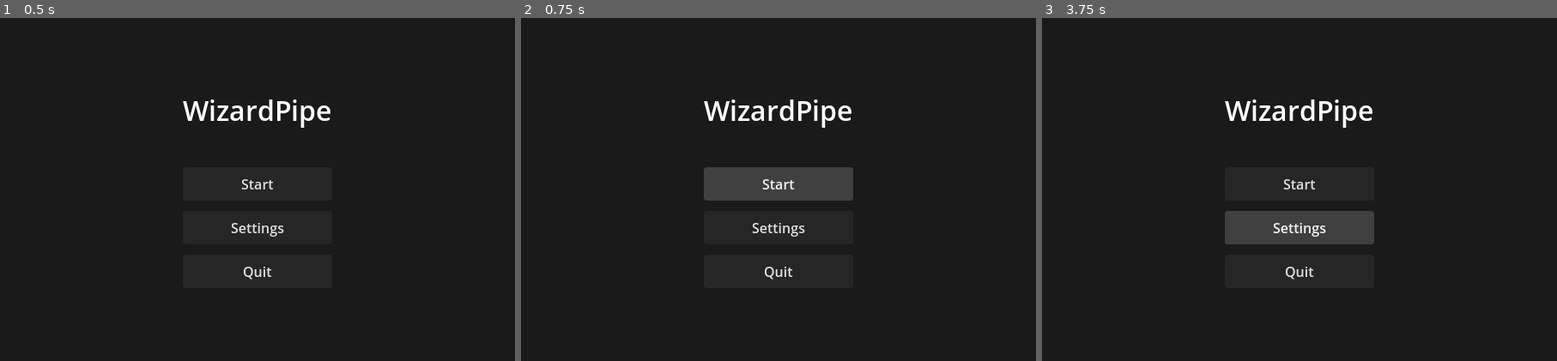
Above: before the commit, frames 1-3 (left to right).
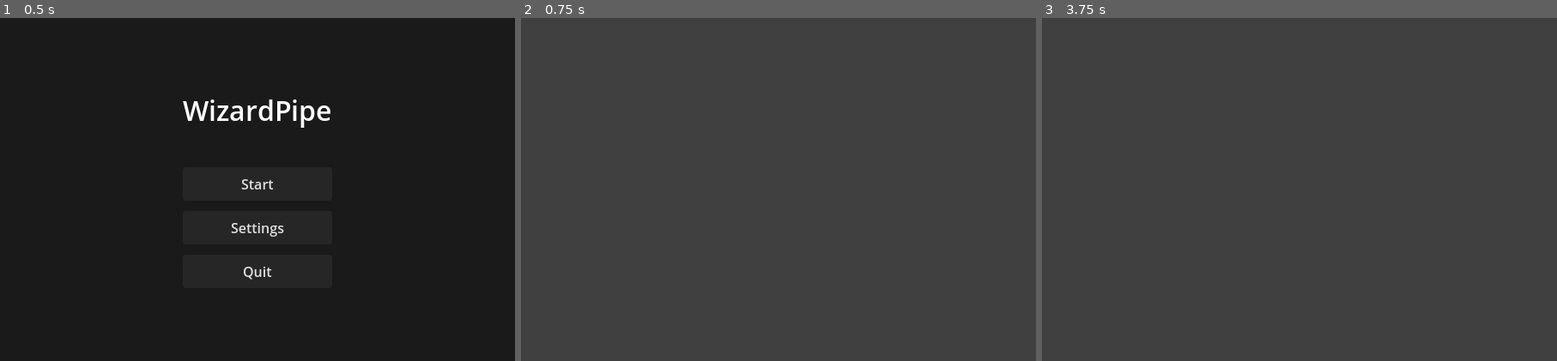
Above: after the commit, the same moments.

Repository: RGonzalezTech/WizardVTuber-Godot
Game: Godot game, scene res://MainMenu.tscn
Same seed, same stepped clock (60 frames per second), same inputs: the game is played once before the commit and once after it.
Inputs:
- Up to frame 1 (0.5 s): no input
- Up to frame 2 (0.75 s): click "Start" at 0.5 s
- Up to frame 3 (3.75 s): click "Start" (after the commit: "Stop") at 1.25 s; click "Start" (after the commit: "Stop") at 2 s; click "Start" (after the commit: "Stop") at 2.75 s; click "Settings" at 3.5 s

Frame 1 is identical in both runs. In frame 2, 97% of the frame differs, in the area x 0-100%, y 0-100%; in frame 3, 97%.

Commit message:
Create / Close Transparent Window

Diff:
--- a/MainMenu.tscn
+++ b/MainMenu.tscn
@@ -38,6 +38,26 @@
 Button/styles/hover = SubResource("StyleBoxFlat_btn_hover")
 Button/styles/normal = SubResource("StyleBoxFlat_btn_normal")
 Button/styles/pressed = SubResource("StyleBoxFlat_btn_pressed")
+
+[sub_resource type="GDScript" id="GDScript_i26rj"]
+resource_name = "OnStartStop"
+script/source = "extends Button
+
+func _ready() -> void:
+	_sync_label()
+
+func _pressed() -> void:
+	if WizardManager.is_window_open():
+		WizardManager.close_window()
+	else:
+		var win := WizardManager.create_window()
+		# Reset label if the user closes the window via the X button
+		win.tree_exited.connect(_sync_label)
+	_sync_label()
+
+func _sync_label() -> void:
+	text = \"Stop\" if WizardManager.is_window_open() else \"Start\"
+"
 
 [sub_resource type="GDScript" id="GDScript_kjwba"]
 resource_name = "OnQuit"
@@ -91,6 +111,7 @@
 custom_minimum_size = Vector2(160, 0)
 layout_mode = 2
 text = "Start"
+script = SubResource("GDScript_i26rj")
 
 [node name="SettingsBtn" type="Button" parent="CenterContainer/VBoxContainer"]
 custom_minimum_size = Vector2(160, 0)
--- a/scripts/autoloads/WizardManager.gd
+++ b/scripts/autoloads/WizardManager.gd
@@ -1,2 +1,37 @@
 class_name WizardManagerCode
 extends Node
+
+## The active window (or null)
+var active_renderer: Window = null
+
+func is_window_open() -> bool:
+	return is_instance_valid(active_renderer)
+
+## Creates a new window for rendering stuff
+func create_window() -> Window:
+	if is_window_open():
+		return active_renderer
+
+	active_renderer = Window.new()
+	active_renderer.title = "VTuberRenderer"
+	active_renderer.size = Vector2i(800, 800)
+	active_renderer.transparent = true
+
+	# Required: Handle the close button (X)
+	active_renderer.close_requested.connect(_on_window_close_requested)
+
+	add_child(active_renderer)
+	active_renderer.show() # Make sure it's visible
+	active_renderer.move_to_center()
+	return active_renderer
+
+## Closes and cleans up the active window
+func close_window() -> void:
+	if not is_window_open():
+		return
+	active_renderer.queue_free()
+	active_renderer = null
+
+## Internal handler so we can null out active_renderer when closed via the X button
+func _on_window_close_requested() -> void:
+	close_window()
Not shown: 1 places in MainMenu.tscn that only renumber resources
